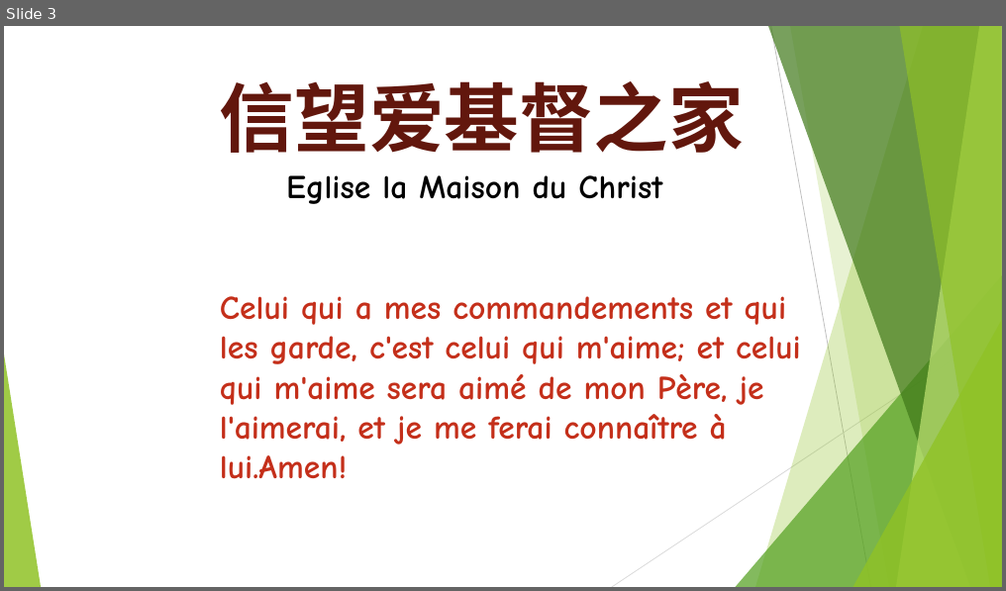
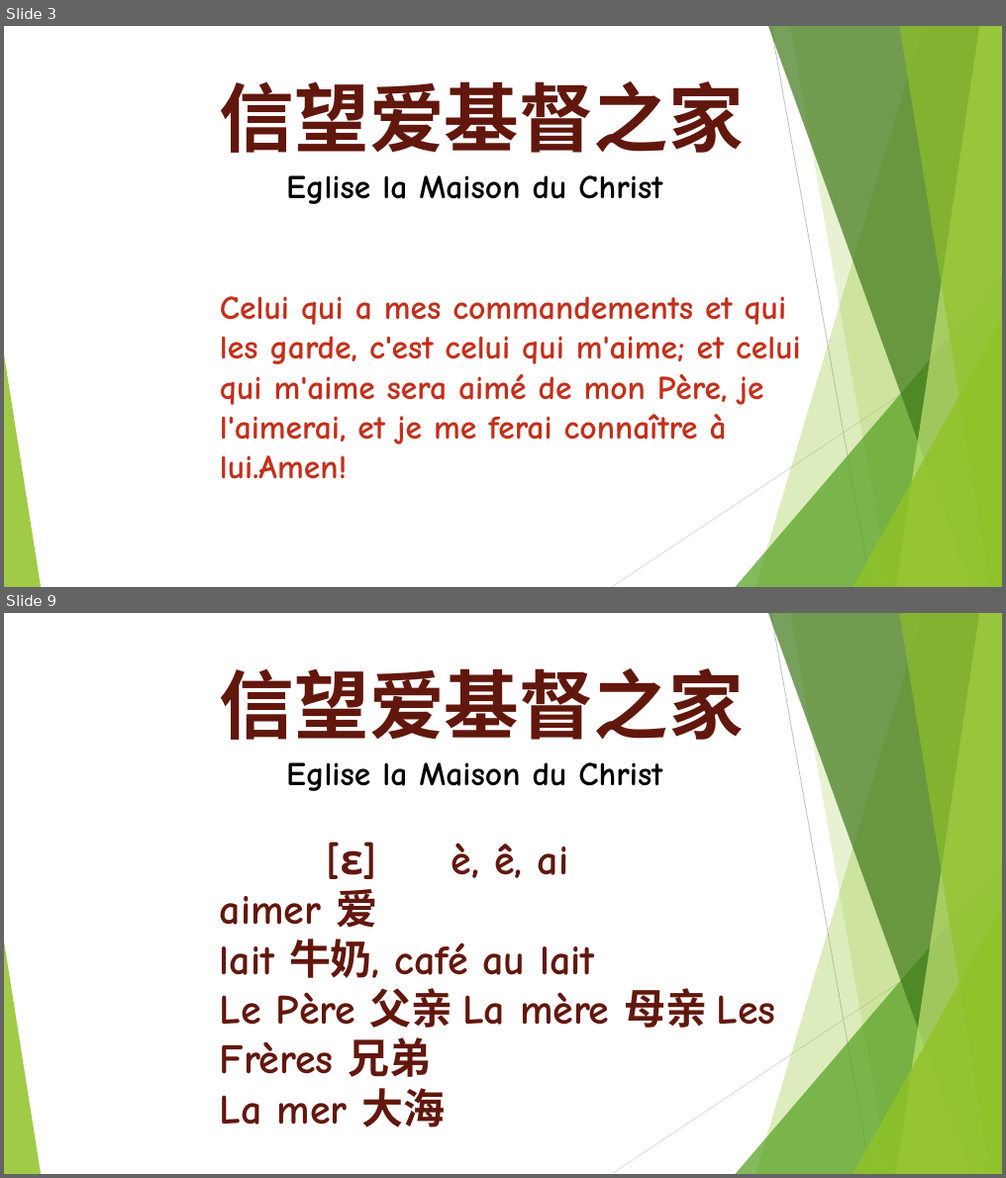
Before and after one commit to WANGZijian1994/SildePPT, a slide deck: 2026-02-22 法语课.pptx. Shown one above the other, each under a label of ours: slide 3 before the commit, slides 3 and 9 after it; the slides between them are not shown. The pictures are 1006x591 and 1006x1178 pixels, drawn with LibreOffice and Linux fonts; fonts in the diff are those of the drawing. Boxes give left, top, right and bottom in pixels: in the first picture for what was removed or moved away, otherwise in the second. Text is boxed around its words. In the diff, an @@ line names an element or a change of style, - is before the commit and + after.

```diff
--- a/2026-02-22 法语课.pptx
+++ b/2026-02-22 法语课.pptx
@@ slide 9 added at (4,613,1002,1174), background #FFFFFF; not listed: 10 template elements that a slide beside it also shows @@
@@ text added at (220,668,776,1128), 40 pt, text #62170D, bold @@
+信望爱基督之家
+Eglise la Maison du Christ
+[ɛ] è, ê, ai
+aimer 爱
+lait 牛奶, café au lait
+Le Père 父亲 La mère 母亲 Les Frères 兄弟
+La mer 大海
```
Also in this commit, not shown: 22 other slides added, 3 other files.
